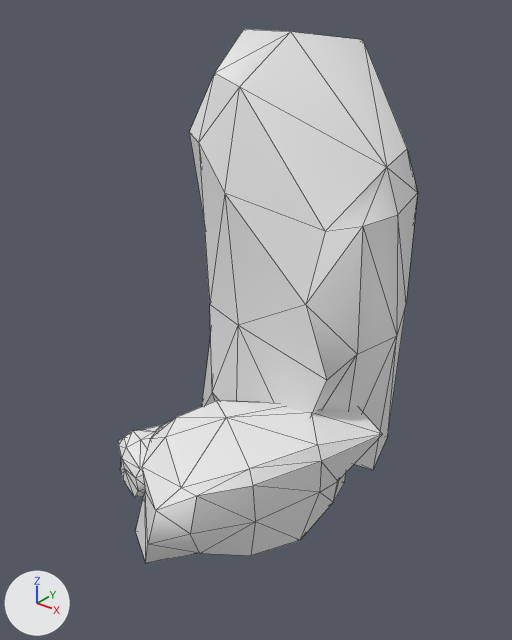
Two versions of the OBJ model RogueLike/models/map/rocks.obj, one commit apart.
Before and after are seen from a camera (50 mm lens) standing at (1.757, -2.103, 1.487) and looking at (0.556, -0.602, 0.555). The axes (+X, +Y, +Z) are drawn at lower left. The lights are the same throughout. Mesh edges are drawn as thin lines. Where no turn or scale is listed for an object, it has been applied to the vertices.

Names of what the first picture shows: 'rocks'.
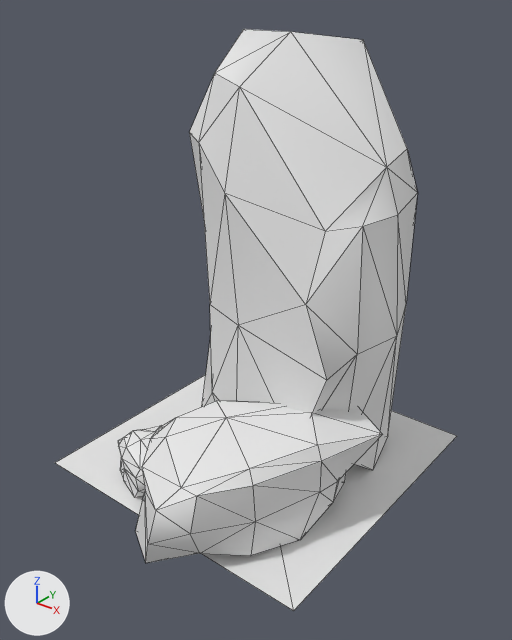
What differs and where, as boxes [x1, y1, x2, y2] in the pictures (512 x 640 px):
'rocks', reshaped (34% wider, 9% taller)
    before: [118, 29, 417, 563]
    after: [55, 29, 457, 611]
part 1 of me_rocks, added
    after: [55, 375, 457, 611]

The change, as a list of edits to the scene's bpy script:
```text
Change me_rocks:
    where me_rocks.from_pydata(...)  # 162 vertices, 312 faces; spans x 0.179..0.973, y -1.168..0.016, z -0.007..1.345
    used by ob_rocks; location = (0.0, 0.0, 0.0)
    verts and faces of me_rocks; kept vertices keep their numbers, new ones are numbered from 162
    me_rocks part 1
    add verts[162] = (0.0, -1.0, 0.0)  # pixel (54, 462)
    add verts[163] = (1.0, -1.0, 0.0)  # pixel (293, 610)
    add verts[164] = (0.0, 0.0, 0.0)
    add verts[165] = (1.0, 0.0, 0.0)  # pixel (457, 435)
    add faces += [(162, 163, 164), (163, 165, 164)]
```
